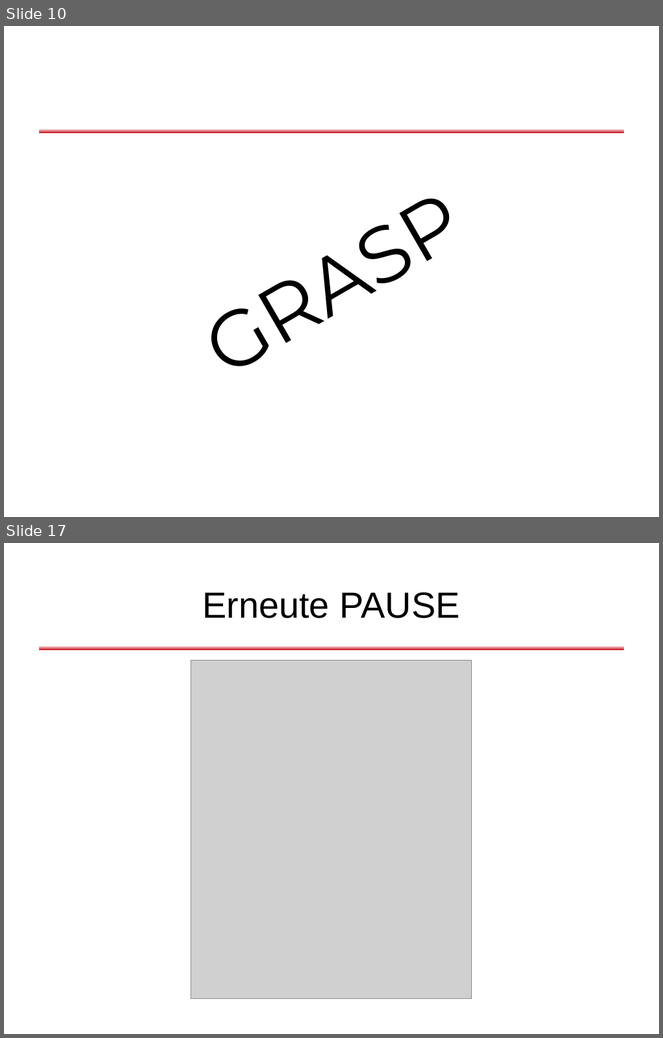
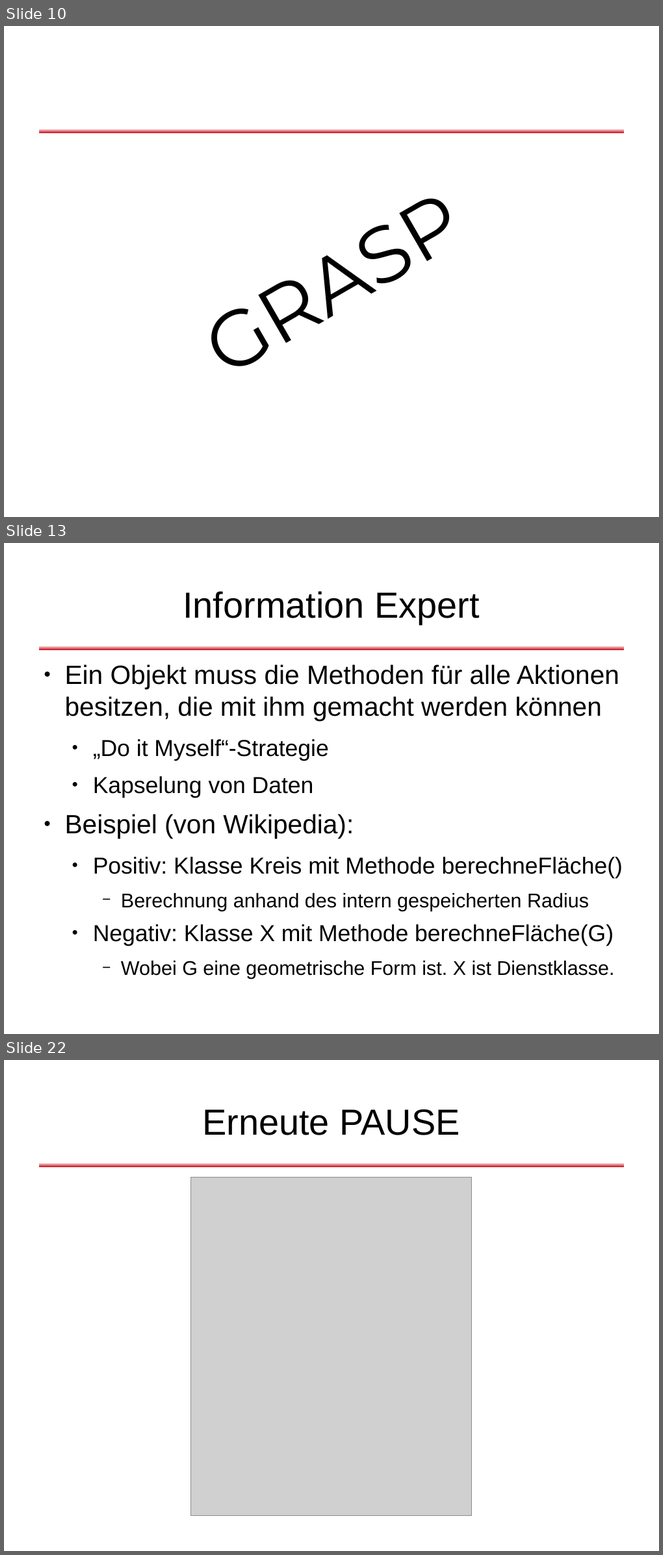
Before and after one commit to dlindner/vorlesung-se2-dhbw, a slide deck: added_2010/Objektorientierte Designregeln.odp. Shown one above the other, each under a label of ours: slides 10 and 17 before the commit, slides 10, 13 and 22 after it; the slides between them are not shown. The pictures are 663x1038 and 663x1555 pixels, drawn with LibreOffice and Linux fonts; fonts in the diff are those of the drawing; grey boxes stand for pictures; background and template pictures are left out. Boxes give left, top, right and bottom in pixels: in the first picture for what was removed or moved away, otherwise in the second. Text is boxed around its words. In the diff, an @@ line names an element or a change of style, - is before the commit and + after.

```diff
--- a/added_2010/Objektorientierte Designregeln.odp
+++ b/added_2010/Objektorientierte Designregeln.odp
@@ slide 13 added at [4,543,659,1034], background #FFFFFF; not listed: 1 template element that a slide beside it also shows @@
@@ title added at [183,591,479,624], 44 pt, text #000000 @@
+Information Expert
@@ text added at [65,665,623,979], 28 pt, text #000000 @@
+● Ein Objekt muss die Methoden für alle Aktionen besitzen, die mit ihm gemacht werden können
+  ● „Do it Myself“-Strategie
+  ● Kapselung von Daten
+● Beispiel (von Wikipedia):
+  ● Positiv: Klasse Kreis mit Methode berechneFläche()
+    − Berechnung anhand des intern gespeicherten Radius
+  ● Negativ: Klasse X mit Methode berechneFläche(G)
+    − Wobei G eine geometrische Form ist. X ist Dienstklasse.
@@ what was slide 17 is now slide 22 @@
```
Also in this commit, not shown: 1 slide changed, 9 other slides added, 5 slides removed.
